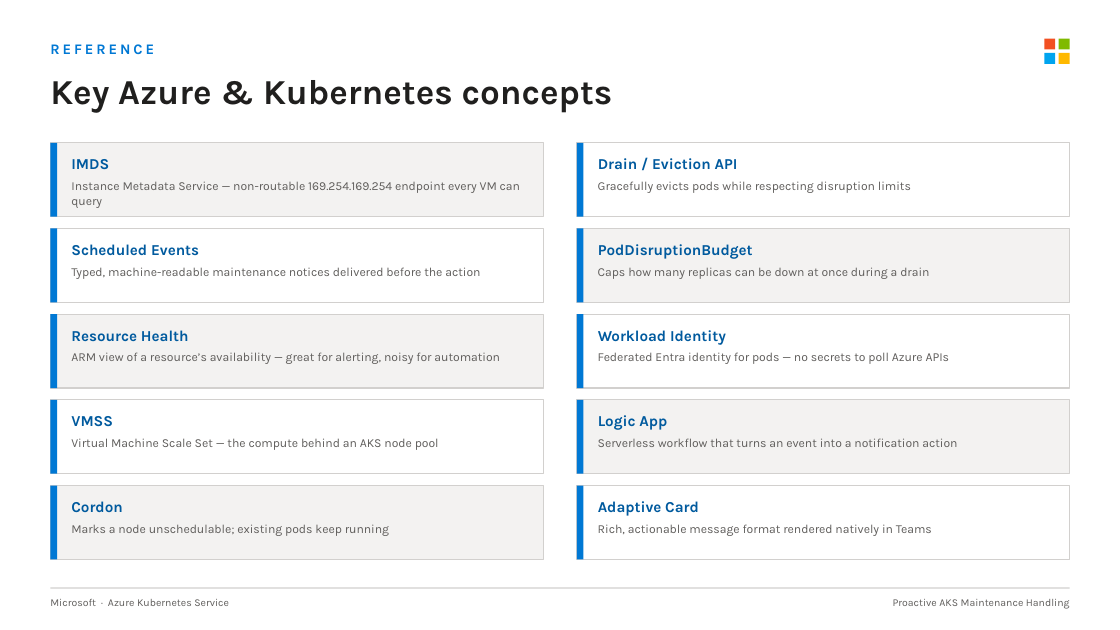
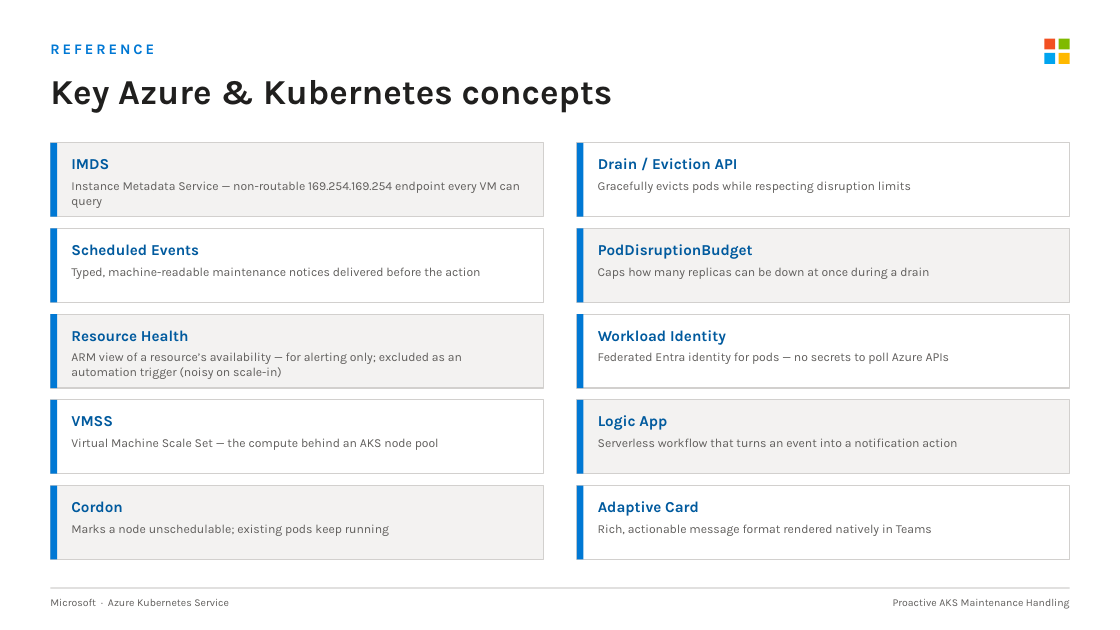
Before and after one commit to bbabcock1990/AKS-IMDS-Resource-Health-Node-Awareness-Demo, a slide deck: slide 10 of AKS-Maintenance-Handling.pptx. Drawn at 1120x630 pixels with LibreOffice and Linux fonts; fonts in the diff are those of the drawing. Boxes give left, top, right and bottom in pixels: in the first picture for what was removed or moved away, otherwise in the second. Text is boxed around its words. In the diff, an @@ line names an element or a change of style, - is before the commit and + after.

```diff
--- a/AKS-Maintenance-Handling.pptx
+++ b/AKS-Maintenance-Handling.pptx
@@ text at bbox=[71, 352, 462, 379]: text changed @@
-ARM view of a resource’s availability — great for alerting, noisy for automation
+ARM view of a resource’s availability — for alerting only; excluded as an automation trigger (noisy on scale-in)
```
Also in this commit, not shown: 7 other slides changed, 10 other files.
